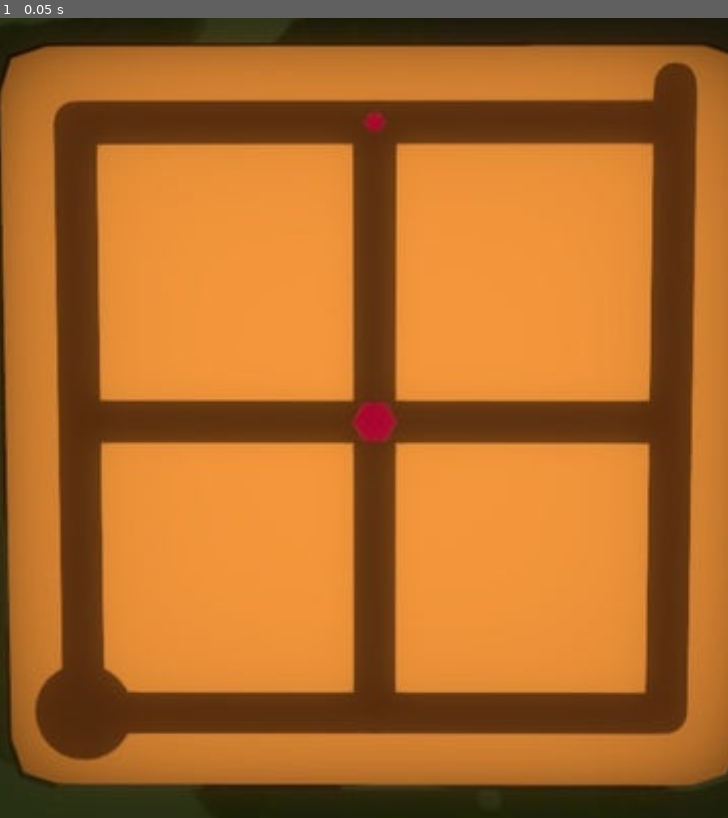
Above: before the commit, frame 1.
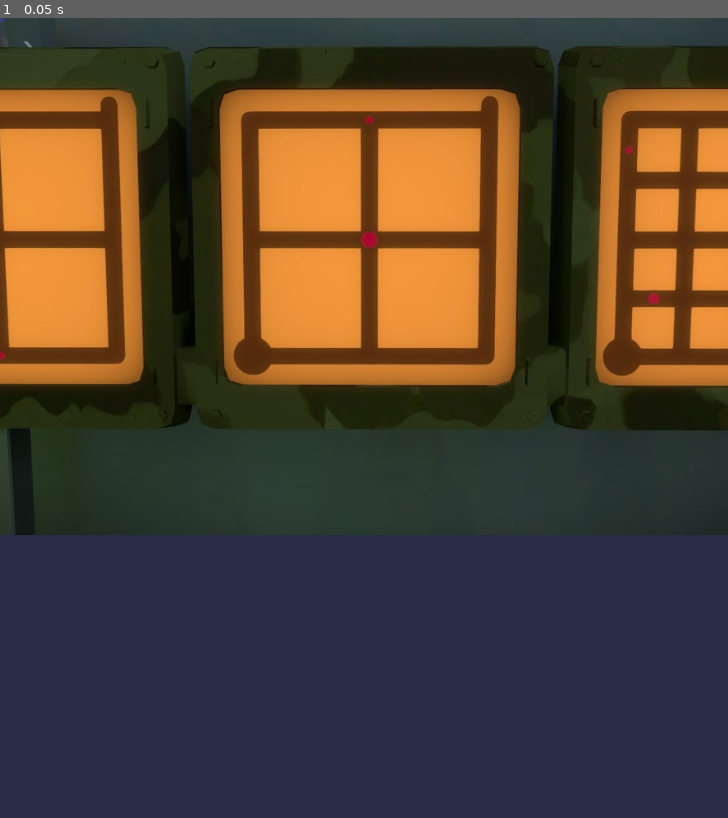
Above: after the commit, the same moment.

Repository: saledemon/witness-spinoff
Game: Godot game, scene res://level.tscn
The game is run twice, just before and just after one commit, with the same random seed, the same clock (stepped at 60 frames per second) and the same inputs.
Inputs:
- Up to frame 1 (0.05 s): no input

The runs differ from the first frame. In frame 1, 90% of the frame differs, in the area x 0-100%, y 0-100%.

Commit message:
Refactoring : PuzzleContainer handles line drawing, mouse hidden, point_trace instead of path_trace, bug scavenging

Diff:
--- a/Cursor.gd
+++ b/Cursor.gd
@@ -1,4 +1,4 @@
-extends Polygon2D
+extends Position2D
 
 # Honorable Mention
 # This guy : https://gist.github.com/pwab/fd8bb562604f1d2b967efb6d5e80487d
@@ -6,57 +6,35 @@
 # Static bodies for line segment : https://godotengine.org/qa/67407/adding-collision-detection-to-line2d-collisionpolygon2d
 # Closest point on line : https://forum.unity.com/threads/how-do-i-find-the-closest-point-on-a-line.340058/
 
-
 # ==========> Init <==============
 
-var line := Line2D.new()
 onready var puzzle: Polygon2D = get_parent().get_node("PuzzleContainer")
 onready var start_pos = puzzle.to_global(puzzle.points["1"].position)
 
 func _ready():
-	position = get_global_mouse_position()
-	line.default_color = "ffffff"
-	line.begin_cap_mode = Line2D.LINE_CAP_ROUND
-	line.end_cap_mode = Line2D.LINE_CAP_ROUND
-	line.joint_mode = Line2D.LINE_JOINT_ROUND
-
-	get_parent().call_deferred("add_child", line)
-
-func reset_solving():
-	solving = false
-	line.clear_points()
-	movement = Vector2()
-	puzzle.reset_puzzle()
+	Input.set_mouse_mode(Input.MOUSE_MODE_HIDDEN)
+	position = Vector2.ZERO
 
 # ==========> Movement <==============
 
 var movement = Vector2()
 
-func _physics_process(delta):
+func _process(delta):
 	if not solving:
 		position = get_global_mouse_position()
 	elif movement != Vector2.ZERO:
 		movement = stepify_orient_vector(movement)
-		var new_position = puzzle.get_move_along_puzzle_path(position, movement, delta)
-		if new_position != position:
-			if puzzle.move_dir == puzzle.BACKWARD:
-				move_backward()
-			else:
-				move_forward()
+		puzzle.move_along_puzzle_path(self, movement, delta)
 
-			position = new_position
 	movement = Vector2.ZERO
-
-func move_backward():
-	if line.get_point_count() > 1:
-		line.remove_point(0)
-
-func move_forward():
-	line.add_point(position, 0)
+	update()
 
 func stepify_orient_vector(vector: Vector2, step=PI/4):
 	var step_angle = stepify(vector.angle(), step)
 	return Vector2(cos(step_angle), sin(step_angle))
+
+func _draw():
+	draw_circle(Vector2.ZERO, 3, "444444ff")
 
 # ========== Input ============
 
@@ -66,8 +44,8 @@
 	if event is InputEventMouseMotion:
 		movement = event.relative.normalized()
 	elif not solving and event.is_action_pressed("click") and position.distance_to(start_pos) < 14:
-		print("start")
 		solving = true
-		line.add_point(start_pos, 0)
+		puzzle.start()
 	elif solving and (event.is_action_pressed("kill") or event.is_action_pressed("click")):
-		reset_solving()
+		solving = false
+		puzzle.reset()
--- a/PuzzleContainer.gd
+++ b/PuzzleContainer.gd
@@ -21,6 +21,8 @@
 
 # =============> Init <================
 
+var line := Line2D.new()
+
 func _ready():
 	# initialize empty arrays for every point
 	for point in get_children():
@@ -36,13 +38,23 @@
 		p0.connect_point(p1)
 		p1.connect_point(p0)
 
-func reset_puzzle():
+	line.default_color = "ffffff"
+	line.begin_cap_mode = Line2D.LINE_CAP_ROUND
+	line.end_cap_mode = Line2D.LINE_CAP_ROUND
+	line.joint_mode = Line2D.LINE_JOINT_ROUND
+	add_child(line)
+
+func reset():
 	current_path = null
 	t = 0
-	path_trace.clear()
-
+	point_trace.clear()
 	for p in points:
 		points[p].unlock()
+	line.clear_points()
+
+func start():
+	line.add_point(points["1"].position)
+	point_trace.insert(0, points["1"])
 
 # =============> Movement <================
 
@@ -50,77 +62,83 @@
 const FORWARD = "forward"
 const BACKWARD = "backward"
 
-var path_trace = []
+var point_trace = []
 var current_path
 var length
 var t = 0
 export(float) var cursor_speed_per_frame = 5
 export(float) var collision_dist = 10
 
-func get_move_along_puzzle_path(pos: Vector2, orientation, delta):
+func move_along_puzzle_path(cursor: Position2D, orientation, delta):
 
 	if not current_path: # set to beginning of puzzle when starting
-		var start_point = points["1"]
-		set_current_path(determine_path(orientation, start_point.paths))
+		set_current_path(determine_path(orientation, points["1"].paths))
 
-	var lock_forward = false
 	var incr = cursor_speed_per_frame * delta / length
 
-	if current_path[1].locked: # check if should lock forward direction because of collision
-		var dist = to_local(pos).distance_to(current_path[1].position)
-		lock_forward =  dist < collision_dist
-
-	if t < 0 or t > 1: # means it's on an intersection
+	if t <= 0 or t >= 1: # means it's on an intersection
 
 		var path_end = current_path[1].paths.size() == 1 and t > 1
 		var from_paths = current_path[round(t)].paths if not path_end else [current_path, invert_path(current_path)]
 		var intended_path = determine_path(orientation, from_paths)
 
-		if path_trace.size() > 0 and invert_path(intended_path) == path_trace[0]: # has gone back
-			print_path(invert_path(intended_path))
-			move_back_on_path(invert_path(intended_path))
-			t = 1 - incr
+		if point_trace.size() > 1 and intended_path[1] == point_trace[1]: # has gone back
+			print("back")
+			move_dir = BACKWARD
+			if point_trace.size() > 1: # always keep starting point
+				point_trace.remove(0)
+			set_current_path(invert_path(intended_path))
+			t = 1 - incr * 2
 		elif path_end:
-			if path_trace[0] != current_path:
-				path_trace.insert(0, current_path)
+			print("no move")
+			if point_trace[0] != current_path[1]:
+				point_trace.insert(0, current_path[1])
+			set_current_path(intended_path)
 			t = 1.05
 		else:
-			move_to_new_path(intended_path)
+			print("forward")
+			print_path(intended_path)
+			move_dir = FORWARD
+			if t >= 1:
+				point_trace.insert(0, current_path[1])
+			set_current_path(intended_path)
 			t = incr
-		# print_trace()
+		#print_trace()
 	else: # still on the same path
 		var intended_path = determine_path(orientation, [current_path, invert_path(current_path)])
 		if intended_path != current_path: # means it's going back
 			t -= incr
 			move_dir = BACKWARD
-		elif not lock_forward:
+		else:
 			move_dir = FORWARD
 			t += incr
 
-	return to_global(current_path[0].position.linear_interpolate(current_path[1].position, clamp(t, 0, 1)))
+	var new_pos = current_path[0].position.linear_interpolate(current_path[1].position, clamp(t, 0, 1))
 
-func move_to_new_path(new_path):
-	move_dir = FORWARD
-	if t >= 1:
-		if path_trace.size() > 0:
-			path_trace[0][0].lock() # lock the third to last (so we can go back)
-		path_trace.insert(0, current_path)
-	set_current_path(new_path)
+	if current_path[1] in point_trace: # check if there could be a collision
+		var dist = new_pos.distance_to(current_path[1].position)
+		if  dist < collision_dist:
+			t -= incr # cancel move
+			return # don't move because too close to collision
 
-func move_back_on_path(old_path):
-	move_dir = BACKWARD
-	path_trace.remove(0)
-	if path_trace.size() > 0:
-		path_trace[0][0].unlock()
-	set_current_path(old_path)
+	if new_pos != to_local(cursor.position):
+		update_line(new_pos)
+		cursor.position = to_global(new_pos)
+
+func update_line(line_head_pos):
+	line.clear_points()
+	line.add_point(line_head_pos)
+	for p in point_trace:
+		line.add_point(p.position)
+	line.add_point(points["1"].position)
 
 func set_current_path(path):
 	current_path = path
 	length = (current_path[1].position - current_path[0].position).length()
 
-func determine_path(dir, from_paths, min_angle=PI*2):
+func determine_path(dir, from_paths):
 	var dir_path
-	var smallest_angle = min_angle
+	var smallest_angle = PI
 	for path in from_paths:
 		var angle = abs(dir.angle_to(path[1].position - path[0].position))
 		if angle < smallest_angle:
@@ -130,7 +148,6 @@
 
 func invert_path(path):
 	return [path[1], path[0]]
-
 
 # ==============> DEBUG <==================
 
@@ -144,8 +161,8 @@
 
 func print_trace():
 	var trace_str = "trace : "
-	for path in path_trace:
-		trace_str += "("+path[0].name+","+path[1].name+")"
+	for point in point_trace:
+		trace_str += "("+point.name+")"
 		trace_str += " "
 	print(trace_str)
 
--- a/level.tscn
+++ b/level.tscn
@@ -7,11 +7,11 @@
 [node name="GlobalWorld" type="Area2D"]
 
 [node name="Camera2D" type="Camera2D" parent="."]
-position = Vector2( 75.5353, 81.5647 )
+position = Vector2( -78.9127, 39.1891 )
 rotation = -0.0680678
 anchor_mode = 0
 current = true
-zoom = Vector2( 0.2, 0.2 )
+zoom = Vector2( 0.5, 0.5 )
 offset_h = -0.06
 
 [node name="witness" type="Sprite" parent="."]
@@ -53,11 +53,12 @@
 position = Vector2( 190.042, 23.0976 )
 
 [node name="10" type="Position2D" parent="PuzzleContainer"]
-position = Vector2( 190.073, 12.1751 )
+position = Vector2( 288.279, 21.6789 )
 
 [node name="1" type="Position2D" parent="PuzzleContainer"]
 position = Vector2( 23.3066, 191.152 )
 
-[node name="CursorBody" type="Polygon2D" parent="."]
+[node name="CursorBody" type="Position2D" parent="."]
 position = Vector2( 99.7393, 274.096 )
+z_index = 1
 script = ExtResource( 3 )
Not shown, changed: README.md
